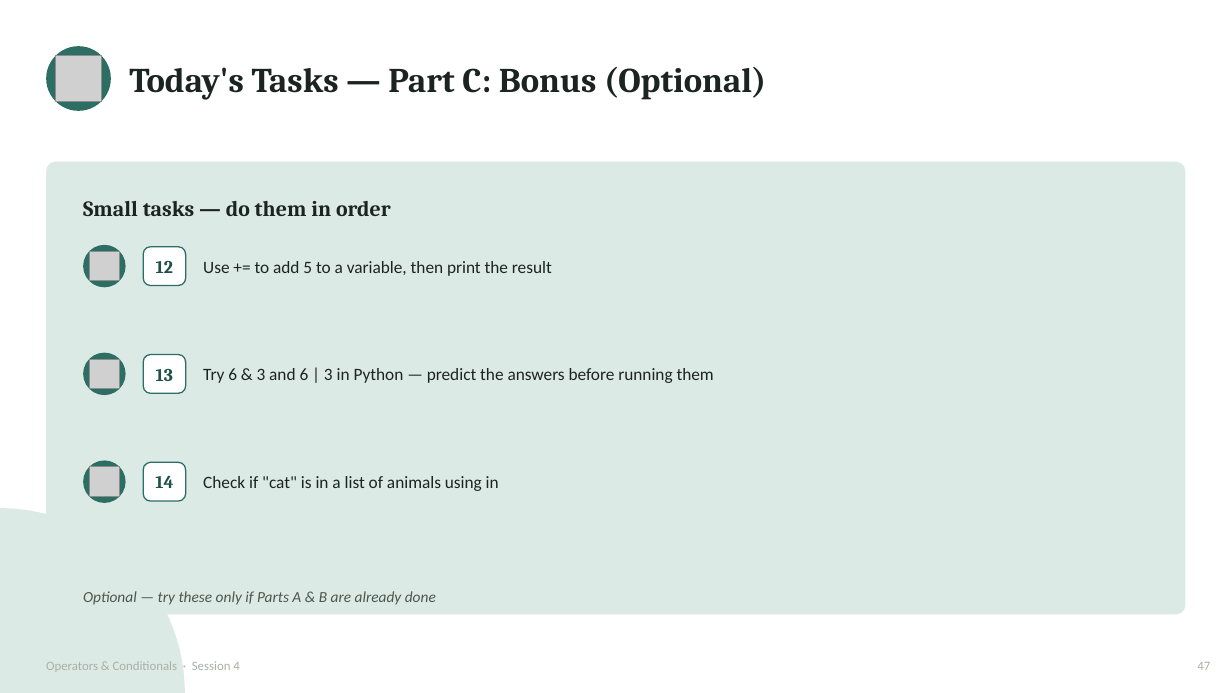
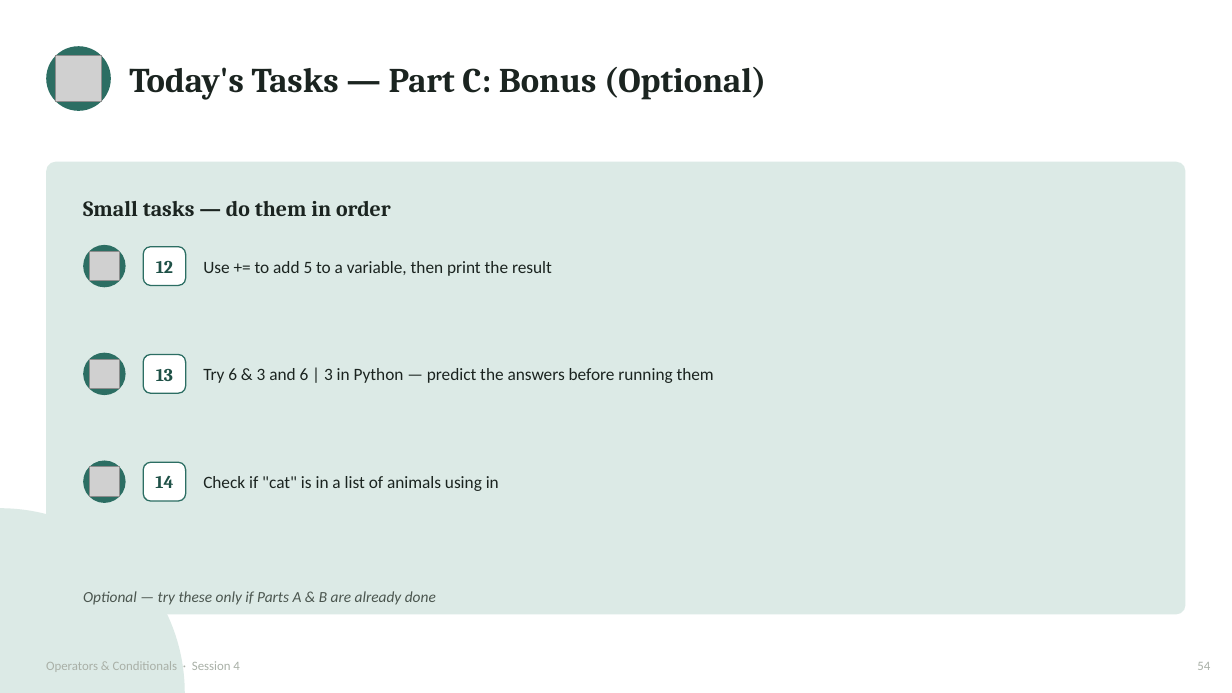
Before and after one commit to waseem-development/ai-ml-course, a slide deck: slide 54 of slides/3_session4_operators_conditionals.pptx (slide 47 before the commit). Drawn at 1232x693 pixels with LibreOffice and Linux fonts; fonts in the diff are those of the drawing; grey boxes stand for pictures. Boxes give left, top, right and bottom in pixels: in the first picture for what was removed or moved away, otherwise in the second. Text is boxed around its words. In the diff, an @@ line names an element or a change of style, - is before the commit and + after.

```diff
--- a/slides/3_session4_operators_conditionals.pptx
+++ b/slides/3_session4_operators_conditionals.pptx
@@ text at [1197,662,1210,670]: text changed @@
-47
+54
```
Also in this commit, not shown: 41 other slides changed, 7 slides added, 5 other files.
